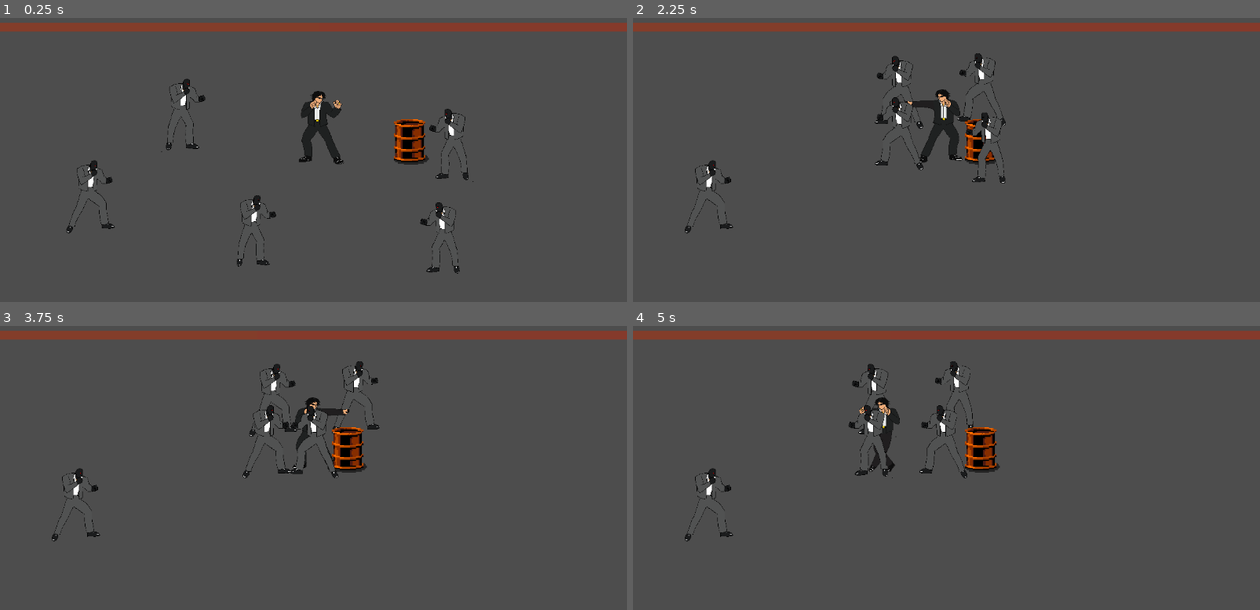
Above: before the commit, frames 1-4 (two rows, left to right).
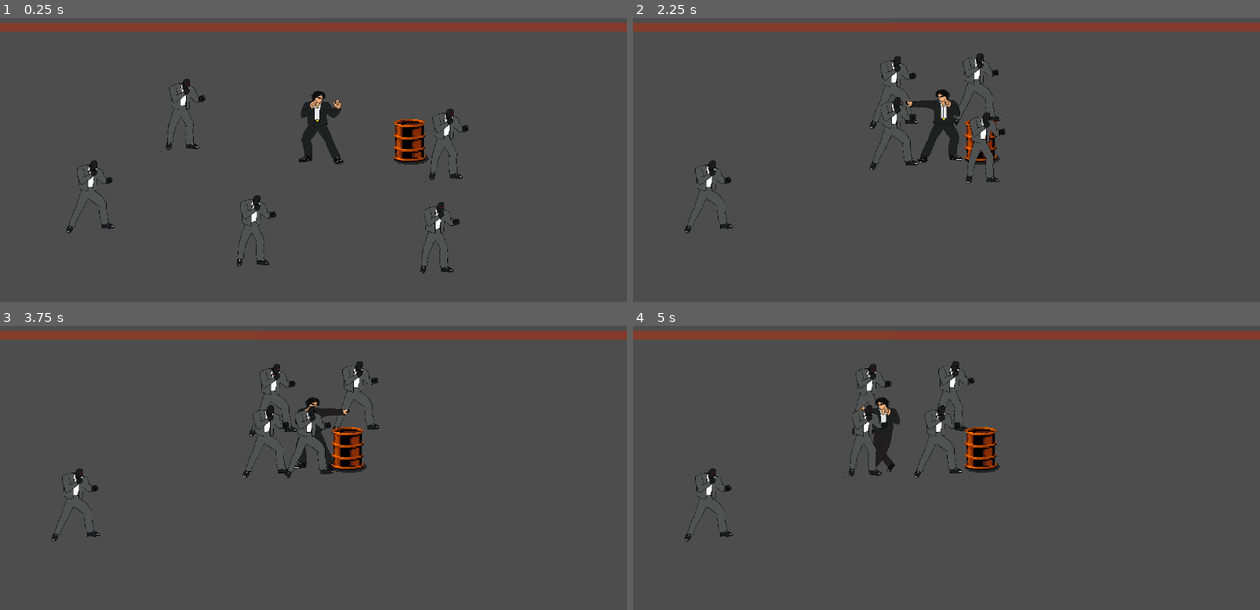
Above: after the commit, the same moments.

Repository: harshborkar/beatemupBrackeys
Game: Godot game, scene res://Scenes/Main.tscn
The game is run twice, just before and just after one commit, with the same random seed, the same clock (stepped at 60 frames per second) and the same inputs. The engine's default icon, where the game draws it, is replaced by a stand-in: a white triangle on a blue panel in a dark square.
Inputs (mouse positions are in pixels of both pictures, inside the frame that each line leads up to):
- Up to frame 1 (0.25 s): no input
- Up to frame 2 (2.25 s): tap Enter (ui_accept) at 0.5, 0.77, 1.52 s; move the mouse to (1084, 148) at 0.52 s; hold D (Right) 0.53-2.03 s; click (1084, 148) at 0.6 s; move the mouse to (821, 182) at 1.27 s; click (821, 182) at 1.35 s; move the mouse to (1009, 89) at 2.02 s; hold A (Left) from 2.03 s (still down); click (1009, 89) at 2.1 s
- Up to frame 3 (3.75 s): move the mouse to (282, 544) at 2.77 s; release A (Left) at 2.78 s; hold D (Right) from 2.78 s (still down); click (282, 544) at 2.85 s; tap Enter (ui_accept) at 3.02 s; move the mouse to (501, 527) at 3.52 s; click (501, 527) at 3.6 s
- Up to frame 4 (5 s): tap Enter (ui_accept) at 3.77, 4.52 s; move the mouse to (758, 419) at 4.27 s; release D (Right) at 4.28 s; hold A (Left) from 4.28 s (still down); click (758, 419) at 4.35 s

The runs differ from the first frame. In frame 1, 0.7% of the frame differs, in the area x 66-76%, y 32-91%; in frame 2, 1.6%, in the area x 37-60%, y 12-59%; in frame 3, 0.6%; in frame 4, 1.3%.

Commit message:
Add heading logic and set_heading method to character
Introduced a heading variable to track character direction and added set_heading methods in Character.gd and mc.gd. Updated handle_flip to use heading instead of velocity.x for sprite flipping.

Diff:
--- a/Character.gd
+++ b/Character.gd
@@ -15,7 +15,7 @@
 
 var state:STATE = STATE.IDLE
 var knockback_velocity: Vector2 = Vector2.ZERO  # Separate variable for knockback
-
+var heading:Vector2 = Vector2.RIGHT
 var anim_map:Dictionary={
 	STATE.IDLE:"Idle",
 	STATE.WALK:"Walk",
@@ -38,8 +38,10 @@
 	handle_flip()
 	handle_movement(delta)  # Pass delta to handle_movement
 	handle_animations()
-
+	set_heading()
 	move_and_slide()
+func set_heading():
+	pass
 
 func handle_input(_delta)->void:
 	pass
@@ -70,10 +72,10 @@
 	return state == STATE.IDLE or state==STATE.WALK
 
 func handle_flip() -> void:
-	if velocity.x > 0:
+	if heading==Vector2.RIGHT:
 		character_sprite.flip_h = false
 		damage_emitter.scale.x = 1
-	elif velocity.x < 0:
+	else:
 		character_sprite.flip_h = true
 		damage_emitter.scale.x = -1
 
--- a/Scripts/mc.gd
+++ b/Scripts/mc.gd
@@ -34,3 +34,9 @@
 	)
 	if target_slot.size() == 1:
 		target_slot[0].free_up()
+
+func set_heading():
+	if velocity.x>0:
+		heading= Vector2.RIGHT
+	elif velocity.x<0:
+		heading =Vector2.LEFT
